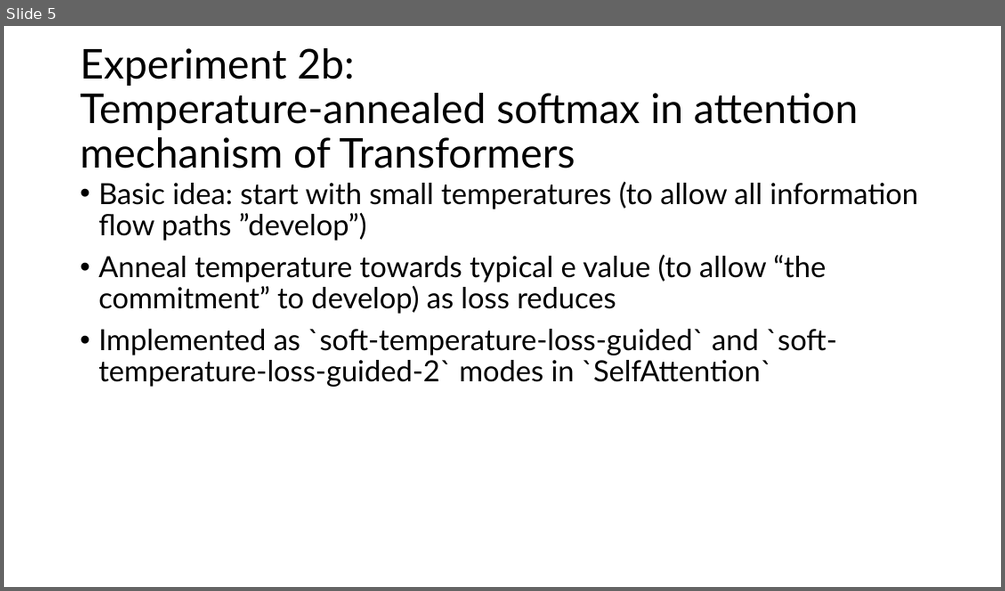
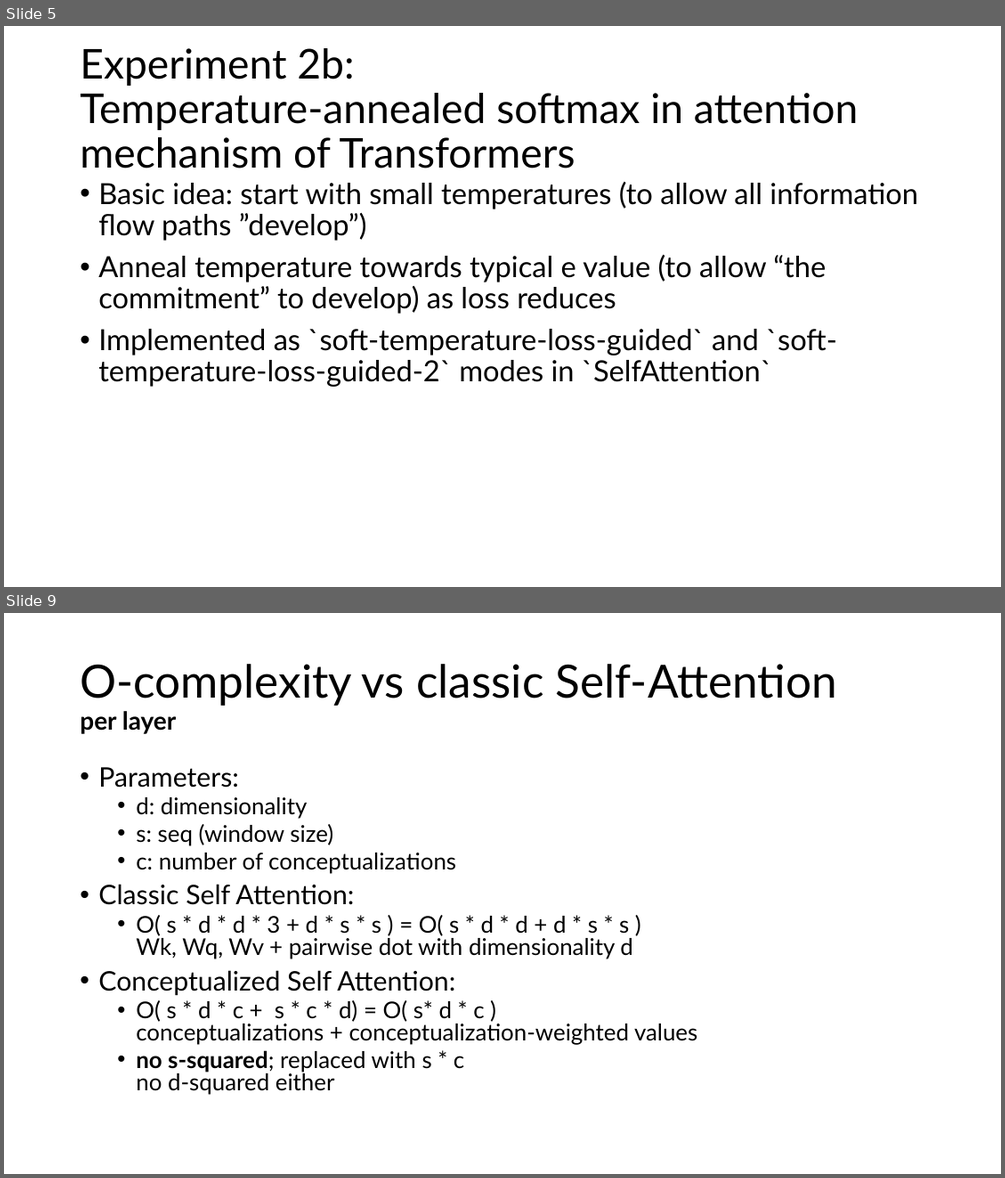
Before and after one commit to AlexTunlaw/eru, a slide deck: notes/2024 12 25 experiment 2.pptx. Shown one above the other, each under a label of ours: slide 5 before the commit, slides 5 and 9 after it; the slides between them are not shown. The pictures are 1005x591 and 1005x1178 pixels, drawn with LibreOffice and Linux fonts; fonts in the diff are those of the drawing. Boxes give left, top, right and bottom in pixels: in the first picture for what was removed or moved away, otherwise in the second. Text is boxed around its words. In the diff, an @@ line names an element or a change of style, - is before the commit and + after.

Commit message:
made conceptualize self attention work; big O estimates

```diff
--- a/notes/2024 12 25 experiment 2.pptx
+++ b/notes/2024 12 25 experiment 2.pptx
@@ slide 9 added at (4,613,1001,1174), background #FFFFFF @@
@@ title added at (80,664,837,734), 44 pt, text #000000 @@
+O-complexity vs classic Self-Attention
+per layer
@@ text added at (98,767,697,1094), 22.2 pt, text #000000 @@
+• Parameters:
+  • d: dimensionality
+  • s: seq (window size)
+  • c: number of conceptualizations
+• Classic Self Attention:
+  • O( s * d * d * 3 + d * s * s ) = O( s * d * d + d * s * s )
+    Wk, Wq, Wv + pairwise dot with dimensionality d
+• Conceptualized Self Attention:
+  • O( s * d * c + s * c * d) = O( s* d * c )
+    conceptualizations + conceptualization-weighted values
+  • no s-squared; replaced with s * c
+    no d-squared either
```
Also in this commit, not shown: 2 slides changed, 2 other slides added, 7 other files.
